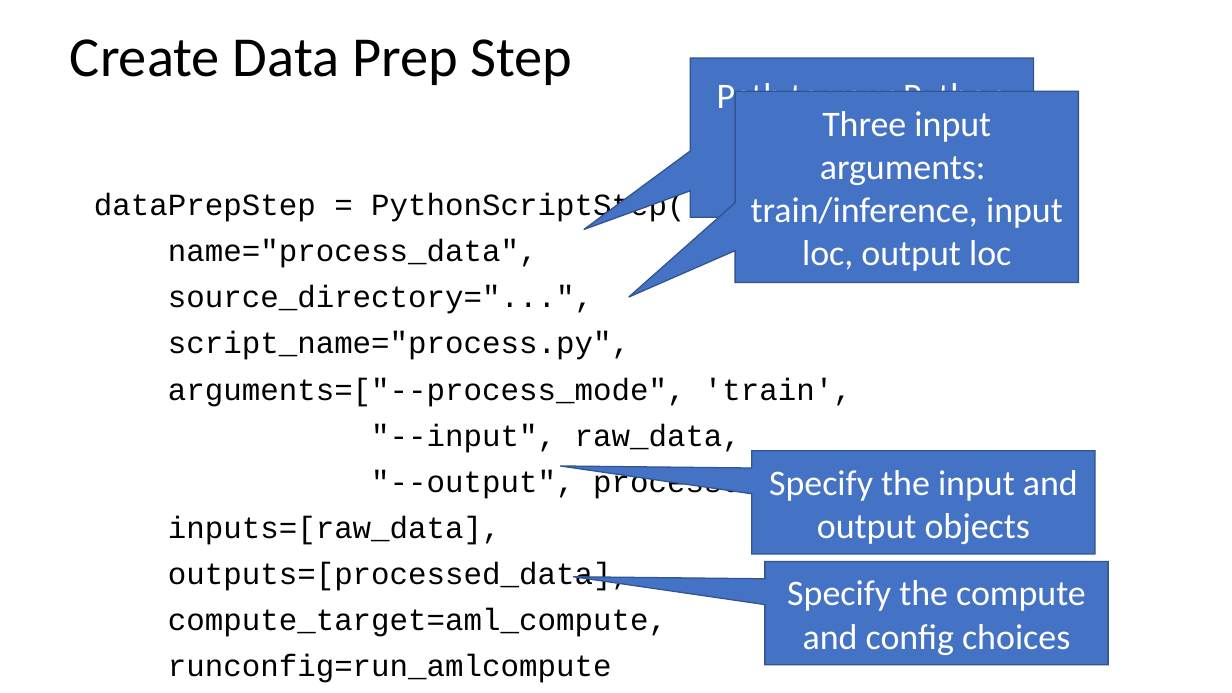
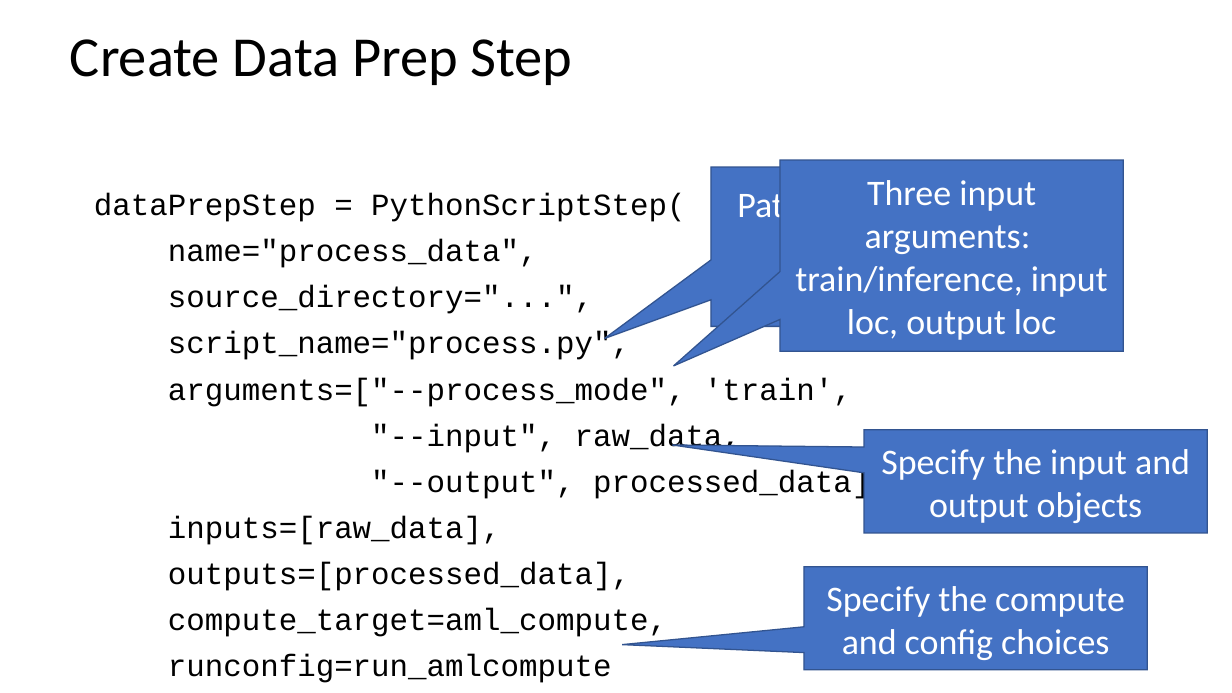
Before and after one commit to pietheinstrengholt/azure-ml-data-science-400, a slide deck: slide 30 of day-02/Day 2 - AML Bootcamp.pptx. Drawn at 1232x693 pixels with LibreOffice and Linux fonts; fonts in the diff are those of the drawing. Boxes give left, top, right and bottom in pixels: in the first picture for what was removed or moved away, otherwise in the second. Text is boxed around its words. In the diff, an @@ line names an element or a change of style, - is before the commit and + after.

```diff
--- a/day-02/Day 2 - AML Bootcamp.pptx
+++ b/day-02/Day 2 - AML Bootcamp.pptx
@@ speech box "Path to your Python script ...": place and size @@
-speech box "Path to your Python script ..." at bbox=[690, 58, 1034, 217]
+speech box "Path to your Python script ..." at bbox=[711, 167, 1055, 326]
@@ speech box "Three input arguments: train/inference, input ...": place and size @@
-speech box "Three input arguments: train/inference, input ..." at bbox=[736, 91, 1080, 283]
+speech box "Three input arguments: train/inference, input ..." at bbox=[780, 160, 1124, 351]
@@ speech box "Specify the input and output ...": place and size @@
-speech box "Specify the input and output ..." at bbox=[752, 451, 1096, 555]
+speech box "Specify the input and output ..." at bbox=[864, 430, 1208, 533]
@@ speech box "Specify the compute and config ...": place and size @@
-speech box "Specify the compute and config ..." at bbox=[765, 562, 1109, 665]
+speech box "Specify the compute and config ..." at bbox=[804, 567, 1148, 670]
@@ speech box "Specify the compute and config ..." at bbox=[804, 567, 1148, 670]: proportions changed @@
```
Also in this commit, not shown: 10 other slides changed.
